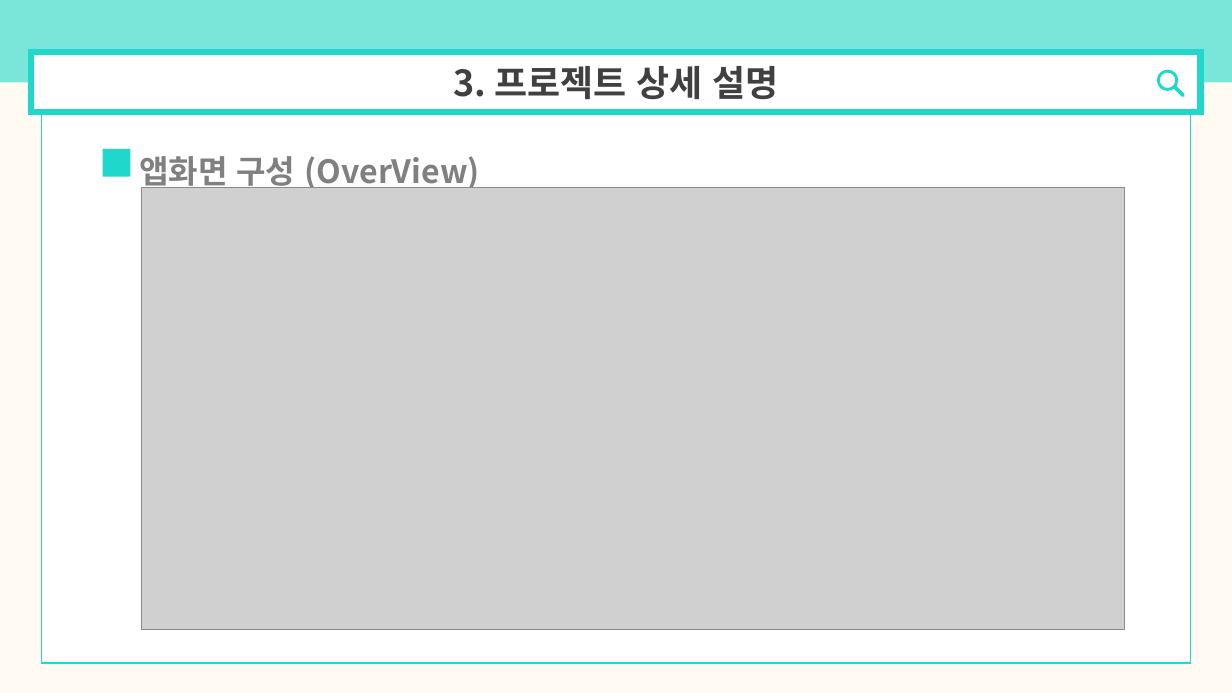
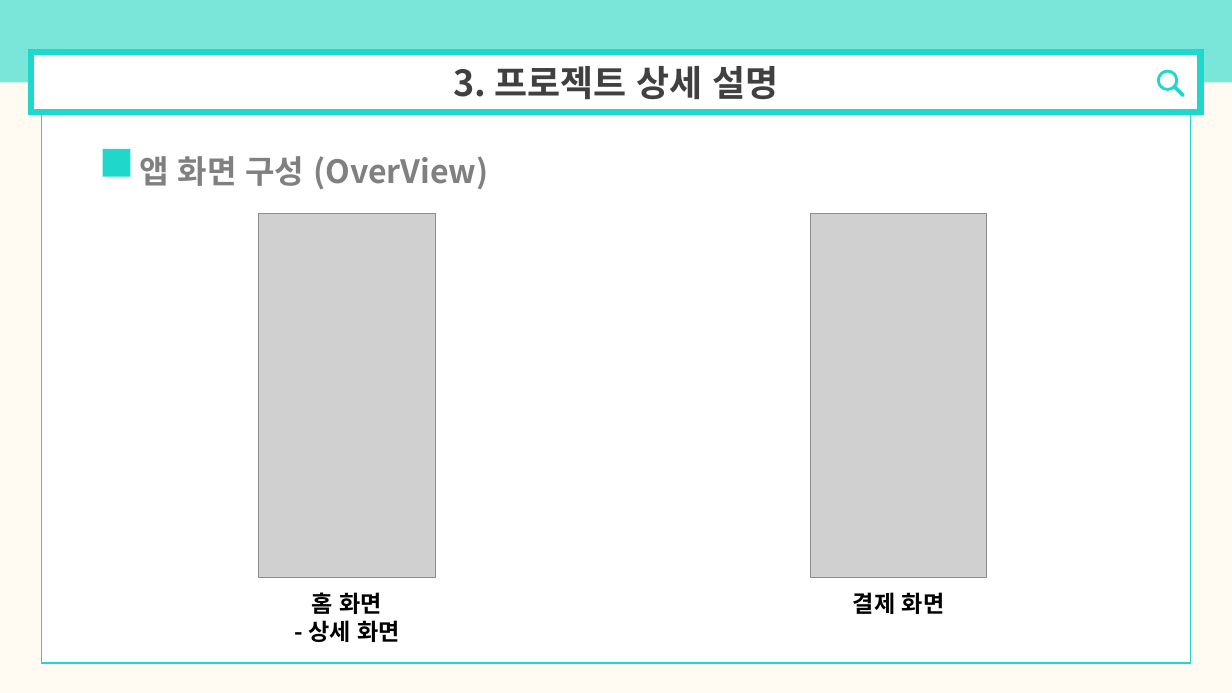
Before and after one commit to dasoopark/Coin-Karaoke-Room-Reservation-System, a slide deck: slide 7 of 제안서.pptx. Drawn at 1232x693 pixels with LibreOffice and Linux fonts; fonts in the diff are those of the drawing; grey boxes stand for pictures. Boxes give left, top, right and bottom in pixels: in the first picture for what was removed or moved away, otherwise in the second. Text is boxed around its words. In the diff, an @@ line names an element or a change of style, - is before the commit and + after.

```diff
--- a/제안서.pptx
+++ b/제안서.pptx
@@ text at [139,156,488,189]: spaces changed @@
-앱화면 구성 (OverView)
+앱 화면 구성 (OverView)
@@ picture removed at [141,188,1124,629] @@
@@ picture added at [259,213,435,578] @@
@@ picture added at [811,213,987,578] @@
@@ text added at [308,592,400,642], 18 pt, text #000000, bold @@
+홈 화면
+- 상세 화면
@@ text added at [853,592,945,614], 18 pt, text #000000, bold @@
+결제 화면
```
Also in this commit, not shown: 5 other slides changed.
